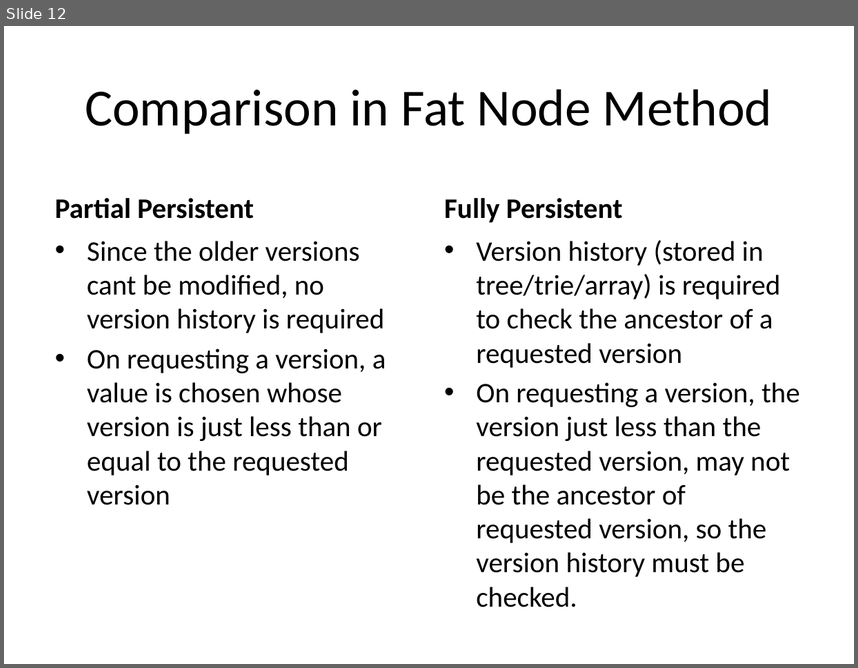
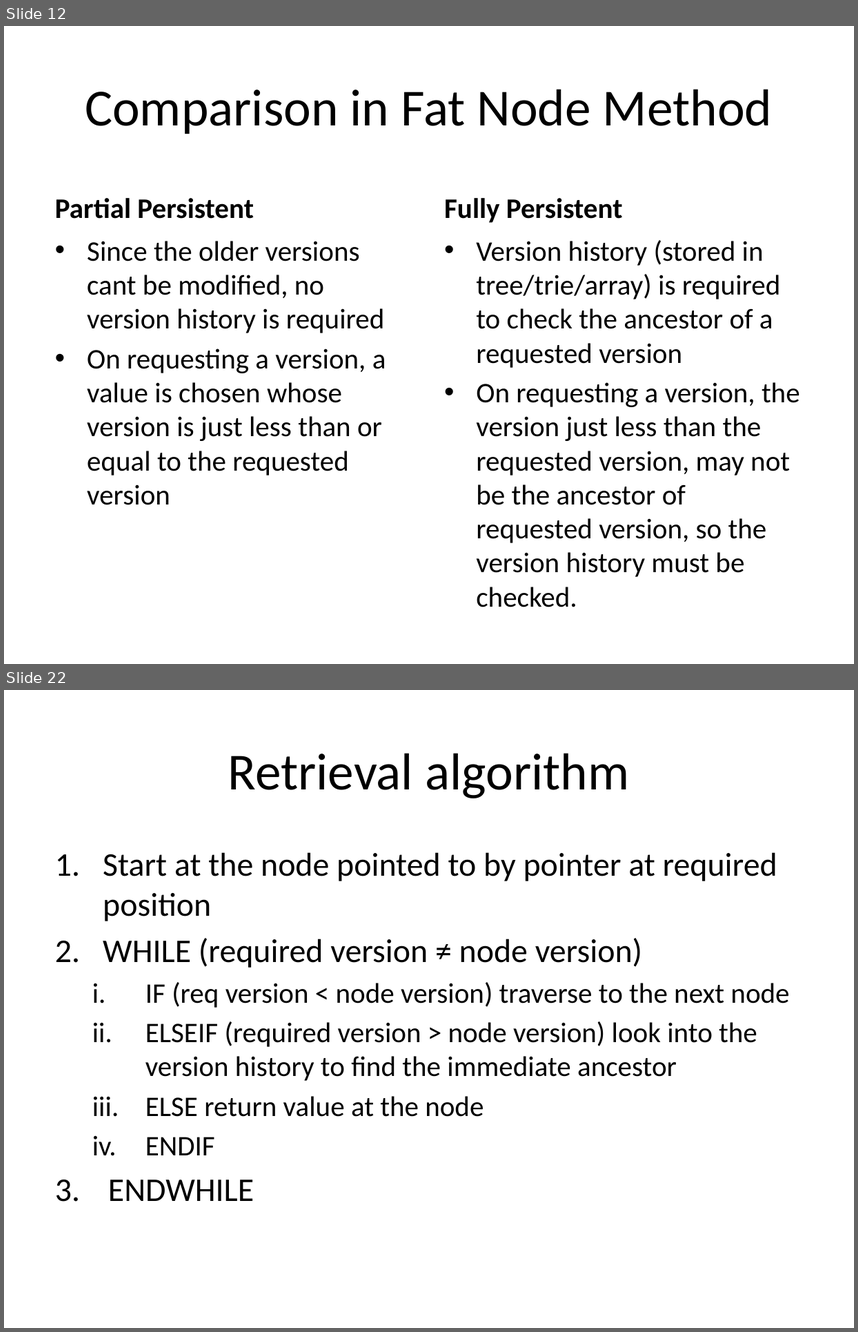
Before and after one commit to SirArthur7/PersistantDataStructure, a slide deck: Kanko/Persistent Array.pptx. Shown one above the other, each under a label of ours: slide 12 before the commit, slides 12 and 22 after it; the slides between them are not shown. The pictures are 858x668 and 858x1332 pixels, drawn with LibreOffice and Linux fonts; fonts in the diff are those of the drawing. Boxes give left, top, right and bottom in pixels: in the first picture for what was removed or moved away, otherwise in the second. Text is boxed around its words. In the diff, an @@ line names an element or a change of style, - is before the commit and + after.

```diff
--- a/Kanko/Persistent Array.pptx
+++ b/Kanko/Persistent Array.pptx
@@ slide 22 added at <box>4,690,854,1328</box>, background #FFFFFF @@
@@ title added at <box>228,753,629,798</box>, 44 pt, text #000000 @@
+Retrieval algorithm
@@ text added at <box>103,852,789,1201</box>, 24 pt, text #000000 @@
+1. Start at the node pointed to by pointer at required position
+2. WHILE (required version ≠ node version)
+  i. IF (req version < node version) traverse to the next node
+  ii. ELSEIF (required version > node version) look into the version history to find the immediate ancestor
+  iii. ELSE return value at the node
+  iv. ENDIF
+3. ENDWHILE
```
Also in this commit, not shown: 6 slides changed, 5 other slides added.
